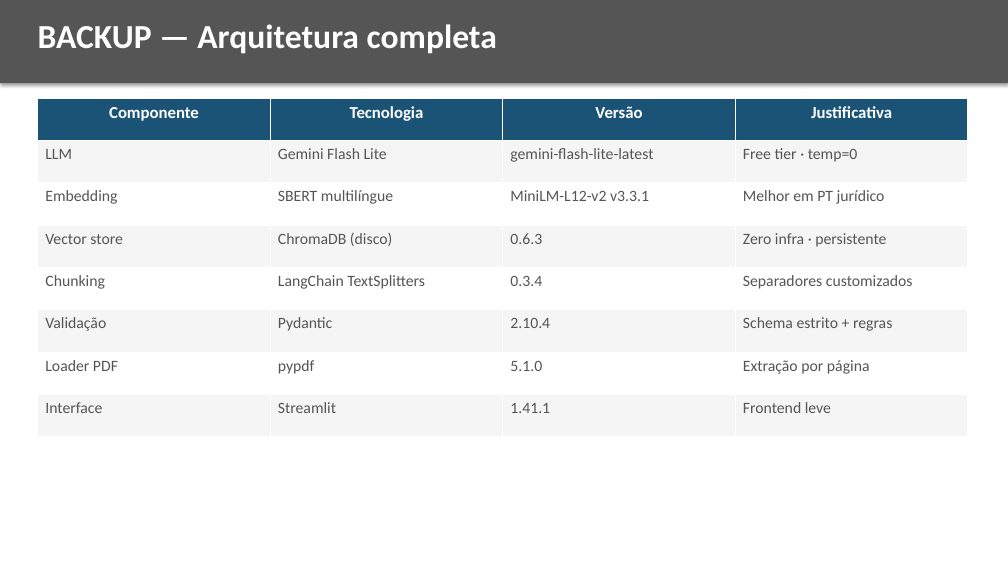
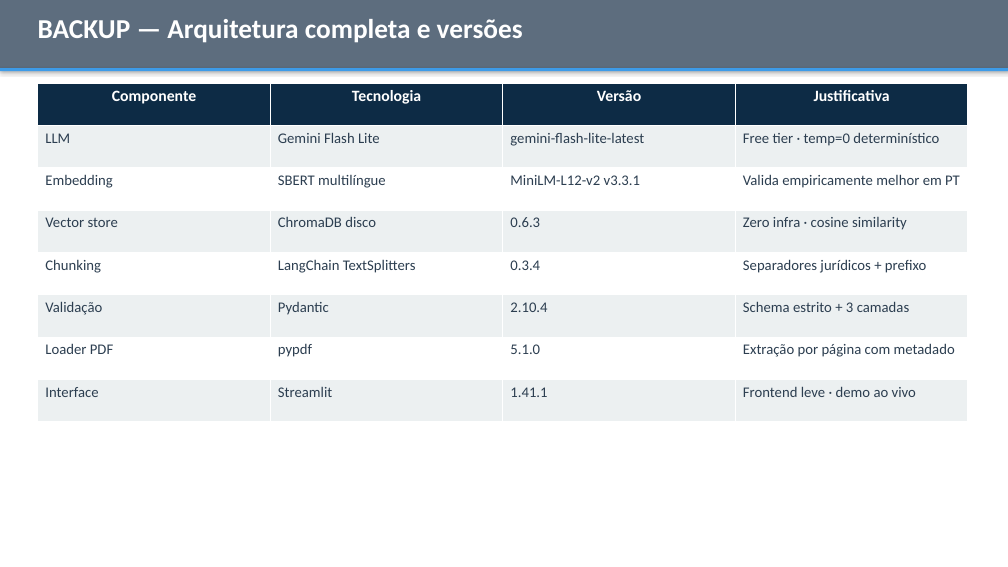
Before and after one commit to kioba0/lgpd-rag-assistant, a slide deck: slide 16 of relatorio/slides_lgpd_rag.pptx (slide 15 before the commit). Drawn at 1008x567 pixels with LibreOffice and Linux fonts; fonts in the diff are those of the drawing. Boxes give left, top, right and bottom in pixels: in the first picture for what was removed or moved away, otherwise in the second. Text is boxed around its words. In the diff, an @@ line names an element or a change of style, - is before the commit and + after.

```diff
--- a/relatorio/slides_lgpd_rag.pptx
+++ b/relatorio/slides_lgpd_rag.pptx
@@ rectangle: place and size @@
-rectangle at bbox=[0, 0, 1008, 83]
+rectangle at bbox=[0, 0, 1008, 68]
@@ rectangle at bbox=[0, 0, 1008, 68]: fill #555555 to #5D6D7E @@
@@ text at bbox=[38, 19, 523, 43]: text changed; size 32 to 26 pt @@
-BACKUP — Arquitetura completa
+BACKUP — Arquitetura completa e versões
@@ rectangle added at bbox=[0, 68, 1008, 71], fill #3D9BE8 @@
@@ table at bbox=[38, 83, 969, 422] @@
-row 2, column 4: Free tier · temp=0
+row 2, column 4: Free tier · temp=0 determinístico
-row 3, column 4: Melhor em PT jurídico
+row 3, column 4: Valida empiricamente melhor em PT
-row 4, column 2: ChromaDB (disco)
+row 4, column 2: ChromaDB disco
-row 4, column 4: Zero infra · persistente
+row 4, column 4: Zero infra · cosine similarity
-row 5, column 4: Separadores customizados
+row 5, column 4: Separadores jurídicos + prefixo
-row 6, column 4: Schema estrito + regras
+row 6, column 4: Schema estrito + 3 camadas
-row 7, column 4: Extração por página
+row 7, column 4: Extração por página com metadado
-row 8, column 4: Frontend leve
+row 8, column 4: Frontend leve · demo ao vivo
@@ fill #1A5376 to #0D2B45 in row 1 @@
@@ fill #F5F5F5 to #ECF0F1 in 16 cells @@
@@ size 16 to 15 pt in "Componente", "Tecnologia", "Versão", "Justificativa" @@
@@ size 15 to 14 pt, text colour #555555 to #2C3E50 in "LLM", "Gemini Flash Lite", "gemini-flash-lite-latest", "Embedding" and 16 more places @@
@@ table: place and size @@
-table at bbox=[38, 98, 969, 437]
+table at bbox=[38, 83, 969, 422]
```
Also in this commit, not shown: 10 other slides changed, 6 slides added, 5 slides removed, 1 other file.
